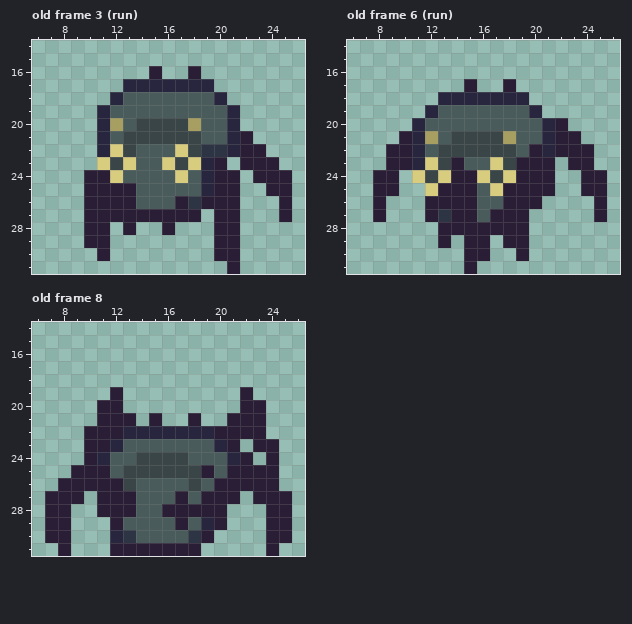
File history of a pixel-art file, assets/sprites/enemy/spider/spider.aseprite. That is the earlier state.
32x32 pixels, 8 frames. Shown: old frame 3 (run): x 6..26, y 14..31; old frame 6 (run): x 6..26, y 14..31; old frame 8: x 6..26, y 14..31. The commit also changed other frames, which this record leaves out.
After the commit:
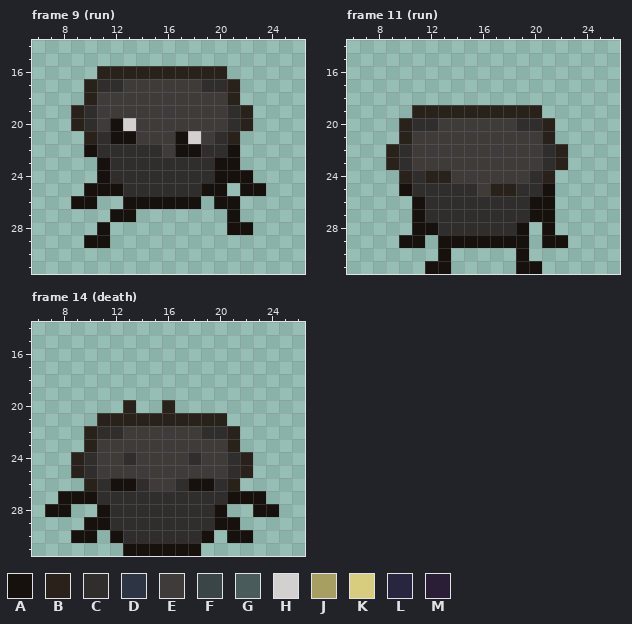
Palette (. is transparent): A #16110c  B #28221b  C #302e2c  D #2d3443  E #3e3b39  F #3a4548  G #495c5b  H #d3d1cf  J #a79e62  K #d8cc7e  L #28263e  M #291e36
A new or re-ordered frame is compared with the old frame closest to it.
From old to new:
frames 8 -> 15
Changed rows in their new state; - is an unchanged pixel.
Frame 9 (run) is new; against old frame 3 (run):
first column x 9:
16 --BBBBBBBBBB-----
17 -BCCEEEEEECCB----
18 -BEEEEEEEEEEB----
19 BCEEEEEEEEEECB---
20 BCEAHEEEEEEECB---
21 -BCAAEEEAHECB.---
22 -ACCCCCEAACCA..--
23 --ACCCCCCCCAA...-
24 -.ACCCCCCCCAAA...
25 -AAACCCCCCAA.AA..
26 AA..AAAAAA.AA---.
27 -..AA.....-.A---.
28 -.A-.--.---.AA---
29 -AA--------..----
30 --.--------..----
31 ------------.----
Frame 11 (run) is new; against old frame 6 (run):
first column x 8:
17 -------.--.-------
18 -----.......------
19 ---BBBBBBBBBB-----
20 --BCCEEEEEECCB.---
21 --BEEEEEEEEEEB..--
22 -BCEEEEEEEEEECB..-
23 -BCEEEEEEEEEECB..-
24 ..BCBBEEEEEECB--..
25 ..ACCCCCEBBCCA--..
26 .--ACCCCCCCCAA---.
27 .--ACCCCCCCCAA---.
28 ---AACCCCCCA-A----
29 --AA-AAAAAAA-AA---
30 -----A-..--A------
31 ----AA-.---AA-----
Frame 14 (death) is new; against old frame 8:
first column x 7:
19 -----.---------.---
20 ----..B--B-----..--
21 ----BBBBBBBBBB...--
22 ---BCCEEEEEECCB..--
23 ---BEEEEEEEEEEB-..-
24 --BCEECEEEECEECB-.-
25 --BCEEEEEEEEEECB..-
26 -..BCAACEECAACB...-
27 .AAACCCCCCCCCCAAA..
28 AA--ACCCCCCCCA--AA.
29 ..-AACCCCCCCCAA--..
30 ..AA-ACCCCCCA-AA-..
31 -.---.AAAAAA-----.-
